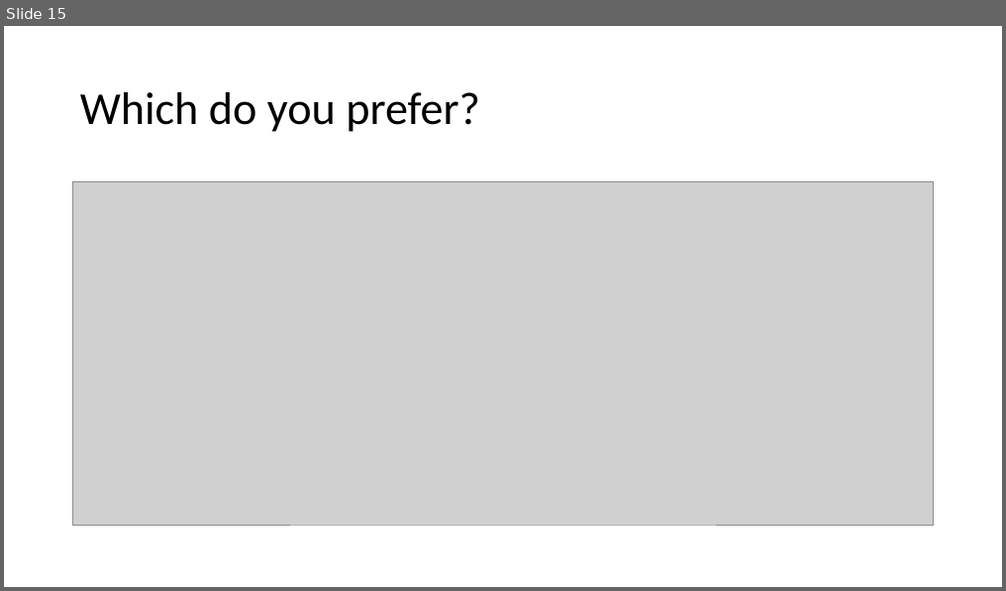
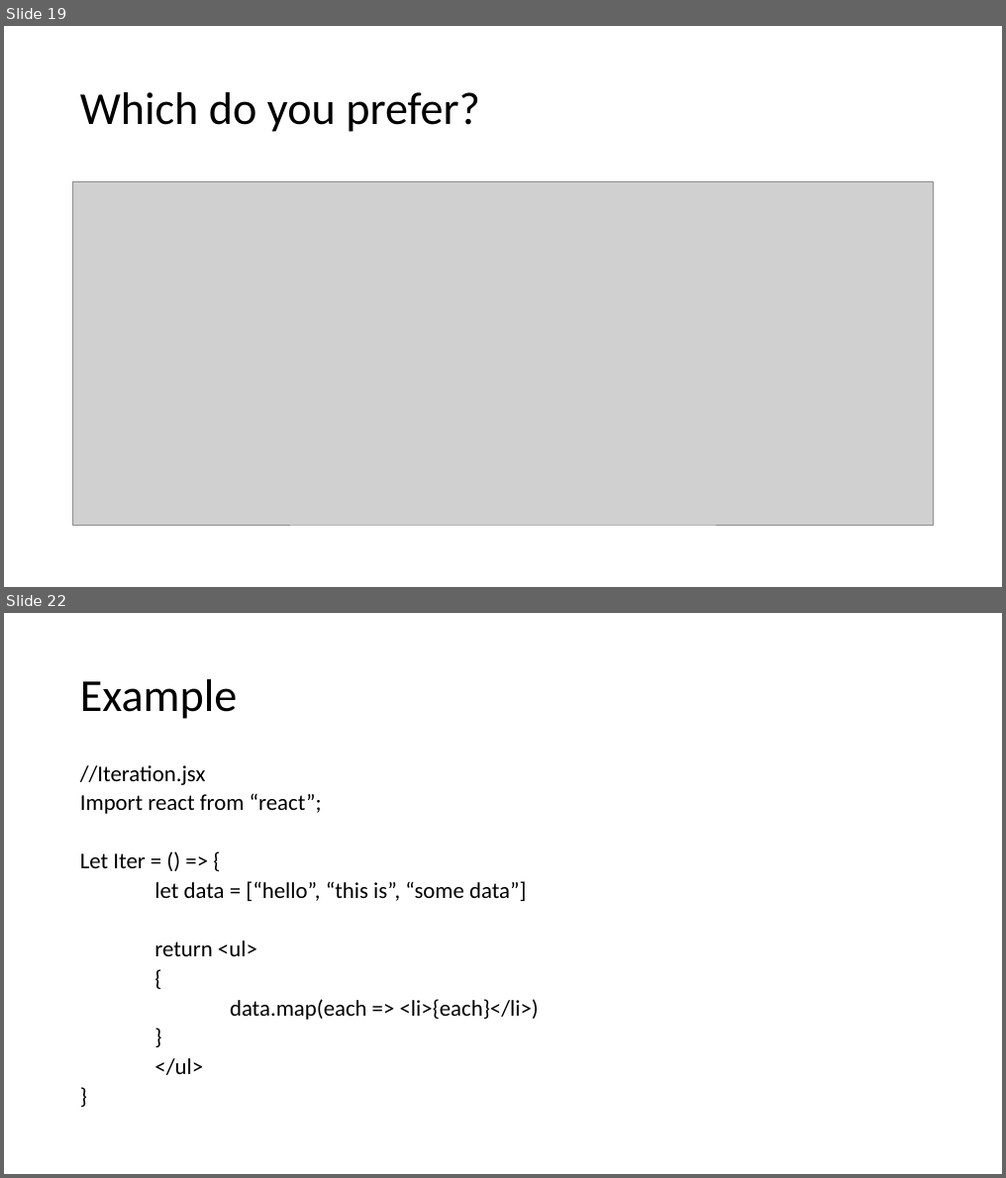
Before and after one commit to JakeTrevor/react-demo, a slide deck: react.pptx. Shown one above the other, each under a label of ours: slide 15 before the commit, slides 19 and 22 after it; the slides between them are not shown. The pictures are 1006x591 and 1006x1178 pixels, drawn with LibreOffice and Linux fonts; fonts in the diff are those of the drawing; grey boxes stand for pictures. Boxes give left, top, right and bottom in pixels: in the first picture for what was removed or moved away, otherwise in the second. Text is boxed around its words. In the diff, an @@ line names an element or a change of style, - is before the commit and + after.

```diff
--- a/react.pptx
+++ b/react.pptx
@@ slide 22 added at (4,613,1002,1174), background #FFFFFF @@
@@ title added at (80,679,238,719), 44 pt, text #000000 @@
+Example
@@ text added at (80,765,539,1075), 21.7 pt, text #000000 @@
+//Iteration.jsx
+Import react from “react”;
+Let Iter = () => {
+let data = [“hello”, “this is”, “some data”]
+return <ul>
+{
+data.map(each => <li>{each}</li>)
+}
+</ul>
+}
@@ what was slide 15 is now slide 19 @@
```
Also in this commit, not shown: 4 slides changed, 13 other slides added.
